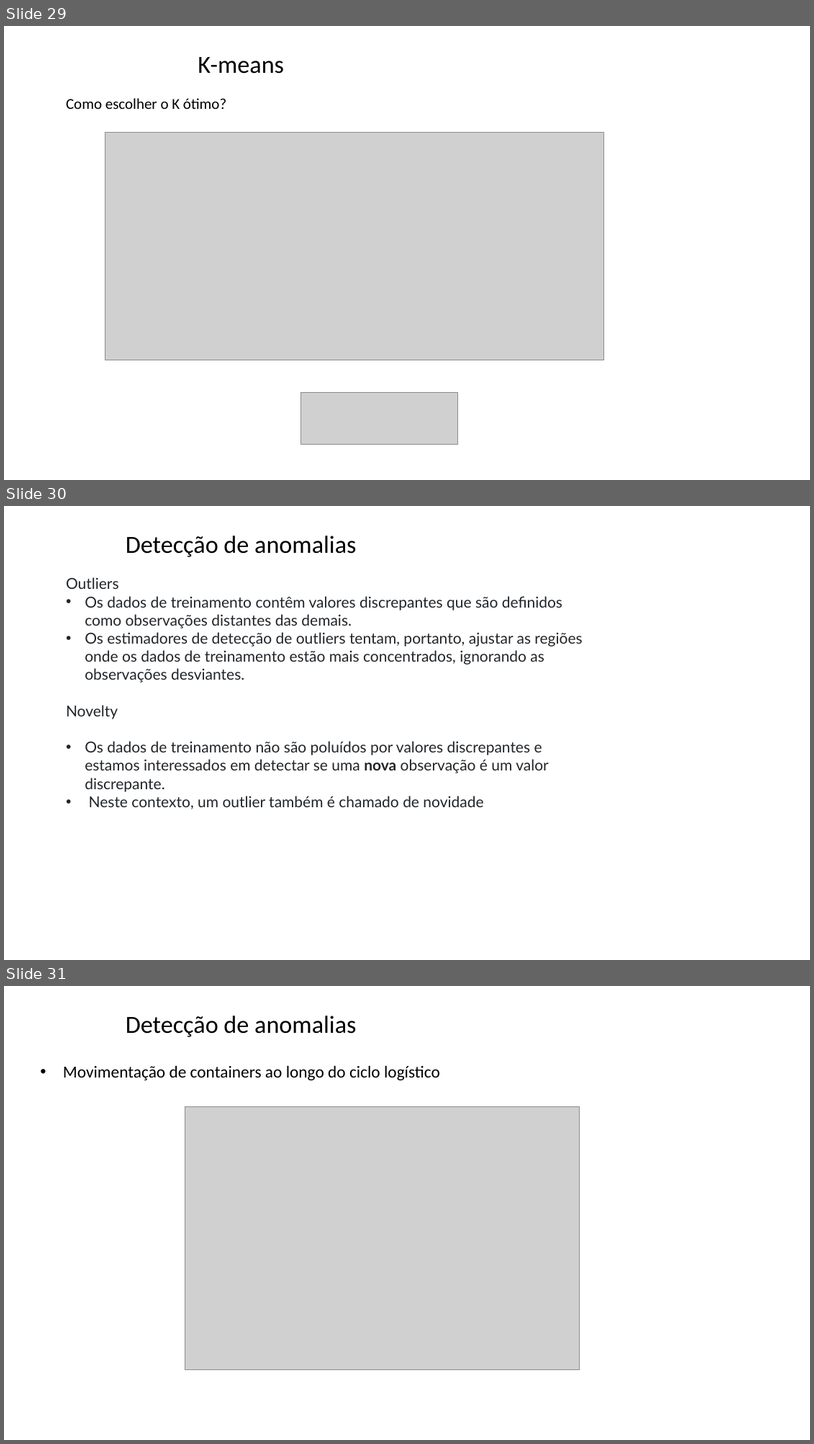
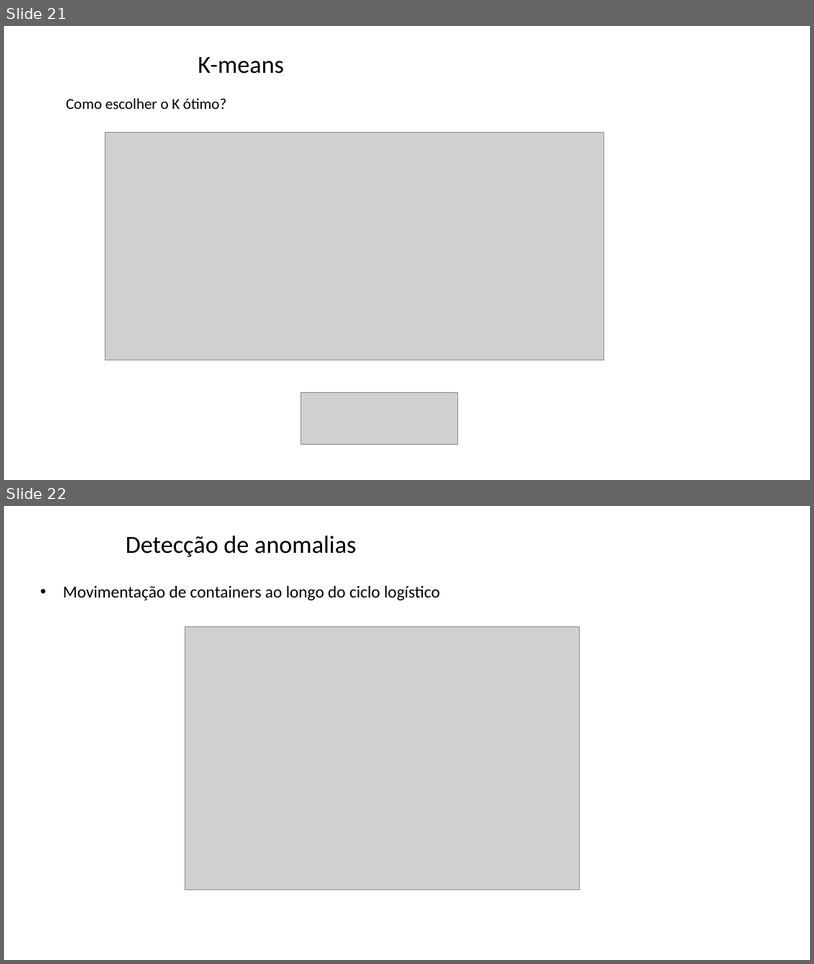
Before and after one commit to zz4fap/tp557-iot-ml, a slide deck: slides/TP557_16_detecção_de_anomalias.pptx. Shown one above the other, each under a label of ours: slides 29, 30 and 31 before the commit, slides 21 and 22 after it. The pictures are 814x1444 and 814x964 pixels, drawn with LibreOffice and Linux fonts; fonts in the diff are those of the drawing; grey boxes stand for pictures; background and template pictures are left out. Boxes give left, top, right and bottom in pixels: in the first picture for what was removed or moved away, otherwise in the second. Text is boxed around its words. In the diff, an @@ line names an element or a change of style, - is before the commit and + after.

```diff
--- a/slides/TP557_16_detecção_de_anomalias.pptx
+++ b/slides/TP557_16_detecção_de_anomalias.pptx
@@ slide 30 removed at bbox=[4, 506, 810, 960], background picture (left out) @@
@@ title removed at bbox=[126, 536, 356, 557] @@
-Detecção de anomalias
@@ text removed at bbox=[66, 577, 582, 809] @@
-Outliers
-• Os dados de treinamento contêm valores discrepantes que são definidos como observações distantes das demais.
-• Os estimadores de detecção de outliers tentam, portanto, ajustar as regiões onde os dados de treinamento estão mais concentrados, ignorando as observações desviantes.
-Novelty
-• Os dados de treinamento não são poluídos por valores discrepantes e estamos interessados em detectar se uma nova observação é um valor discrepante.
-• Neste contexto, um outlier também é chamado de novidade
@@ what was slide 29 is now slide 21 @@
@@ what was slide 31 is now slide 22 @@
```
Also in this commit, not shown: 2 slides changed, 1 slide added, 9 other slides removed.
